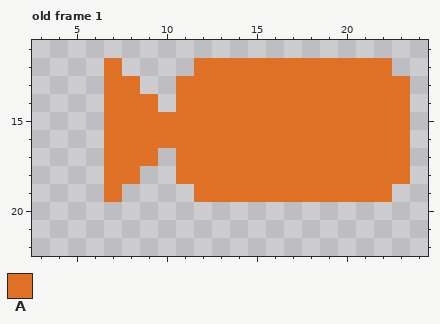
Pixel-art file, stored at src/camera.aseprite. This is how it looked before the edit.
32x32 pixels, 1 frame. Shown: old frame 1: x 3..24, y 11..22. The commit also changed other frames, which this record leaves out.
Palette (. is transparent): A #df7126
Pixels before, old frame 1, first column x 7:
12 A....AAAAAAAAAAA.
13 AA..AAAAAAAAAAAAA
14 AAA.AAAAAAAAAAAAA
15 AAAAAAAAAAAAAAAAA
16 AAAAAAAAAAAAAAAAA
17 AAA.AAAAAAAAAAAAA
18 AA..AAAAAAAAAAAAA
19 A....AAAAAAAAAAA.
Now the later version:
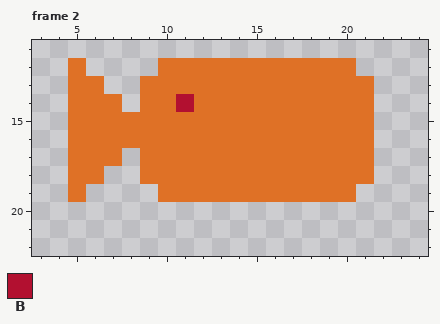
Colours new in this view: B #b21030
A new or re-ordered frame is compared with the old frame closest to it.
Log entry: grey borders and animated cameras
Changes in this commit:
frames 1 -> 4
Frame 2 is new; against old frame 1:
The author put colour A in row 12 at x 5 and 10 to 11; in row 13 at x 5 to 6 and 9 to 10; in row 14 at x 5 to 6 and 10; in rows 15 to 16 at x 5 to 6; in row 17 at x 5 to 6 and 10; in row 18 at x 5 to 6 and 9 to 10.
The author put colour A in row 19 at x 5 and 10 to 11.
Colour A becomes colour B in row 14 at x 11.
Colour A is removed in row 12 at x 7 and 21 to 22; in row 13 at x 7 to 8 and 22 to 23; in row 14 at x 8 and 22 to 23; in rows 15 to 16 at x 22 to 23; in row 17 at x 8 and 22 to 23; in row 18 at x 7 to 8 and 22 to 23.
Colour A is removed in row 19 at x 7 and 21 to 22.
